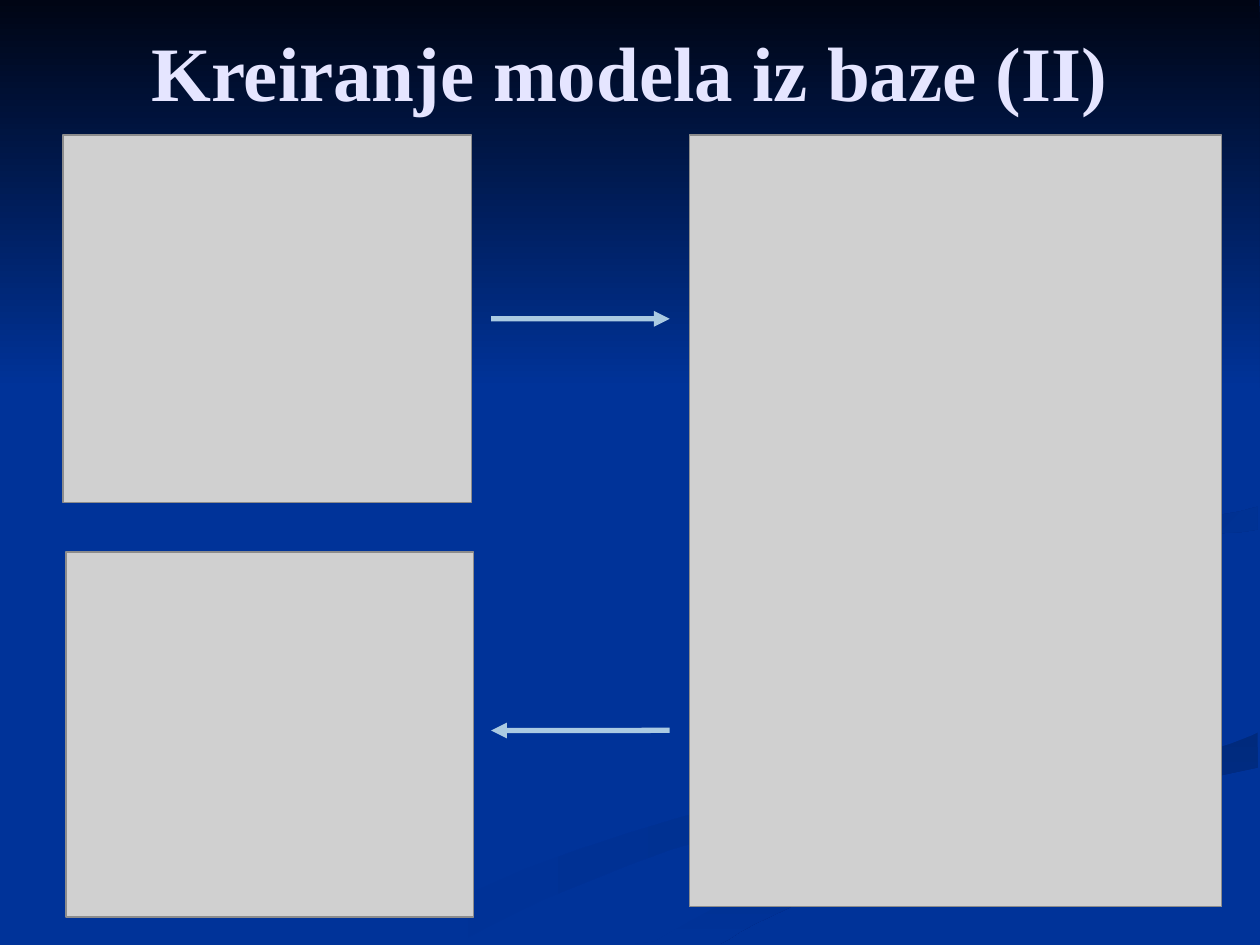
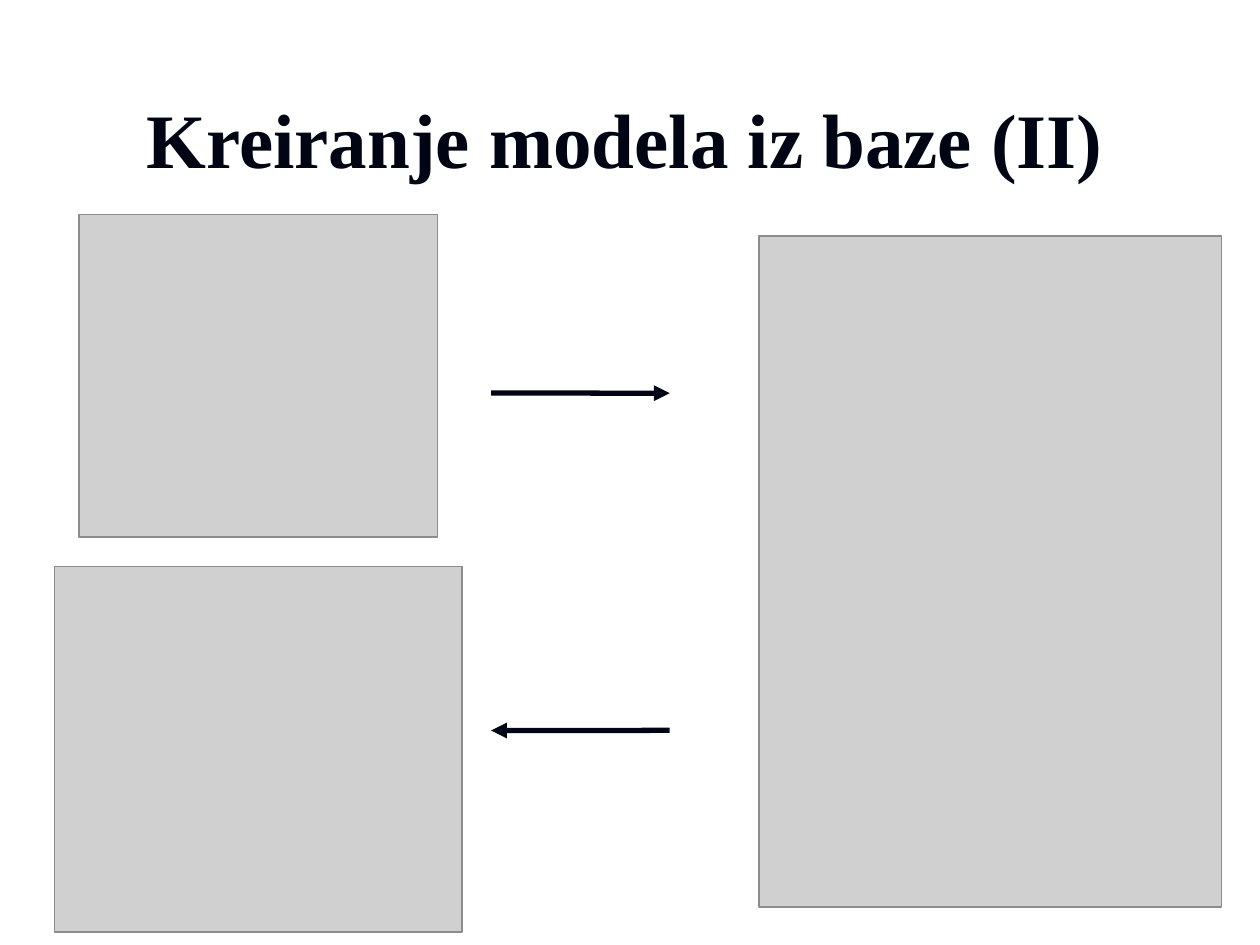
Before and after one commit to vzdesic/PZI, a slide deck: slide 9 of PPTs/09 MVC entity framework.ppt. Drawn at 1260x945 pixels with LibreOffice and Linux fonts; fonts in the diff are those of the drawing; grey boxes stand for pictures; background and template pictures are left out. Boxes give left, top, right and bottom in pixels: in the first picture for what was removed or moved away, otherwise in the second. Text is boxed around its words. In the diff, an @@ line names an element or a change of style, - is before the commit and + after.

```diff
--- a/PPTs/09 MVC entity framework.ppt
+++ b/PPTs/09 MVC entity framework.ppt
@@ background #003399 to picture (left out) @@
@@ group removed at (0,0,1260,944): 5 freeform shapes @@
@@ title "Kreiranje modela iz baze (II)": place and size @@
-title "Kreiranje modela iz baze (II)" at (151,47,1107,116)
+title "Kreiranje modela iz baze (II)" at (147,114,1102,183)
@@ title "Kreiranje modela iz baze (II)" at (147,114,1102,183): text colour #E5E5FF to #000514 @@
@@ picture: place and size @@
-picture at (63,135,471,501)
+picture at (79,214,438,537)
@@ picture: place and size @@
-picture at (689,135,1221,907)
+picture at (759,236,1221,906)
@@ arrow moved from (491, 319) - (669, 319) to (491, 393) - (669, 393) @@
@@ arrow (491, 393) - (669, 393): stroke #AACAE2 3 pt to #000514 3 pt @@
@@ picture: place and size @@
-picture at (66,552,472,917)
+picture at (54,567,461,932)
@@ arrow (669, 731) - (491, 731): stroke #AACAE2 3 pt to #000514 3 pt @@
```
Also in this commit, not shown: 14 other slides changed, 15 other files.
